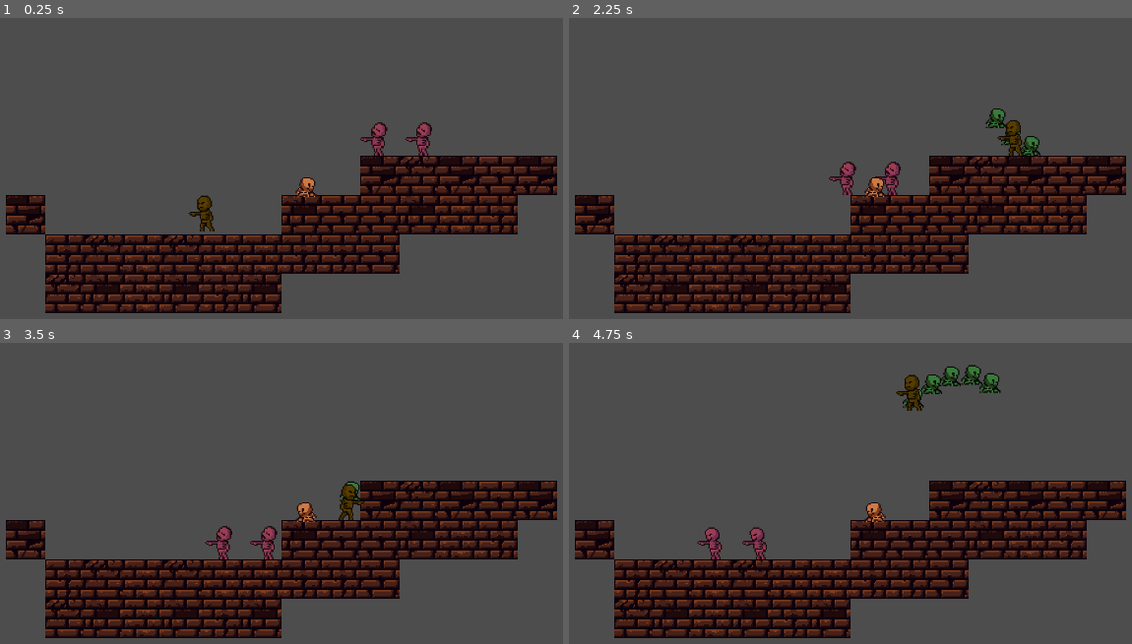
Above: before the commit, frames 1-4 (two rows, left to right).
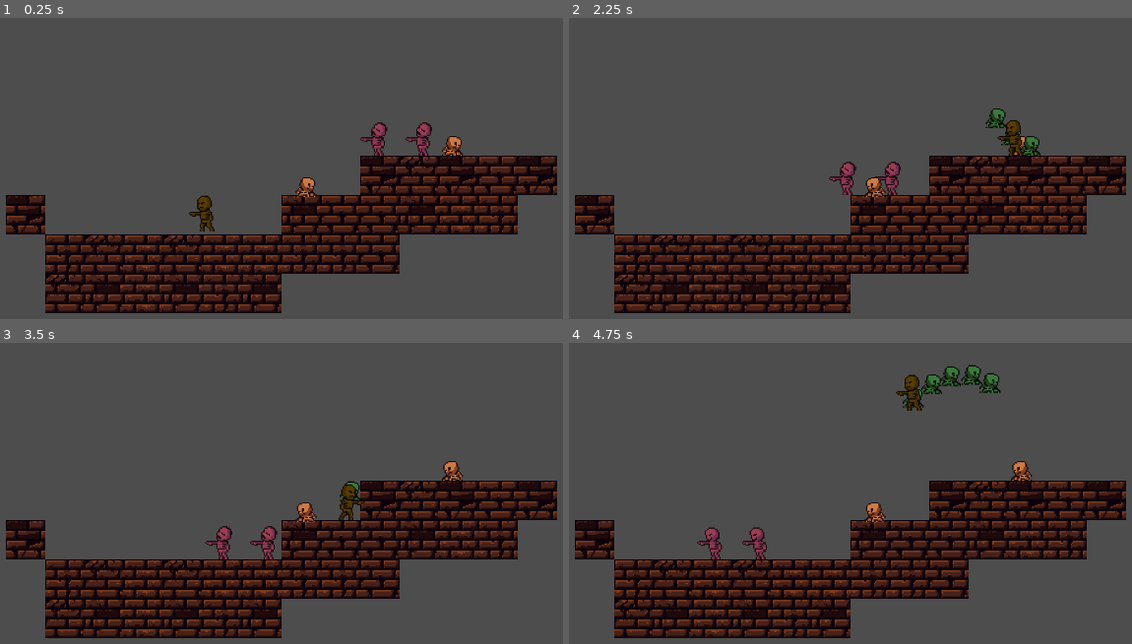
Above: after the commit, the same moments.

Repository: greatbrick0/GdFallJam2025
Game: Godot game, scene res://Scenes/test_level_1.tscn
Two runs of this game, one before a commit and one after it. Both use one fixed random seed, a clock stepped at 60 frames per second and the inputs below. This scene is started directly instead of the project's main scene. Sound files missing from this copy of the repository are replaced by a short silence.
Inputs:
- Up to frame 1 (0.25 s): no input
- Up to frame 2 (2.25 s): hold D (moveright) 0.53-2.03 s; tap E (interact) at 0.6, 1.35, 2.1 s; tap Space (jump) at 0.77, 1.52 s; hold A (moveleft) from 2.03 s (still down)
- Up to frame 3 (3.5 s): release A (moveleft) at 2.78 s; hold D (moveright) from 2.78 s (still down); tap E (interact) at 2.85 s; tap Space (jump) at 3.02 s
- Up to frame 4 (4.75 s): tap E (interact) at 3.6, 4.35 s; tap Space (jump) at 3.77, 4.52 s; release D (moveright) at 4.28 s; hold A (moveleft) from 4.28 s (still down)

The runs differ from the first frame. In frame 1, 0.2% of the frame differs, in the area x 78-83%, y 39-46%; in frame 2, 0.2%; in frame 3, 0.2%; in frame 4, 0.2%.

Commit message:
Added Second Sound

Diff:
--- a/gdfalljam/Scenes/music_manager.tscn
+++ b/gdfalljam/Scenes/music_manager.tscn
@@ -1,6 +1,7 @@
-[gd_scene load_steps=4 format=3 uid="uid://dmms4nj1mw5md"]
+[gd_scene load_steps=5 format=3 uid="uid://dmms4nj1mw5md"]
 
 [ext_resource type="Script" uid="uid://cukehgwm7pr8" path="res://Scripts/music_manager.gd" id="1_h6rv6"]
+[ext_resource type="AudioStream" uid="uid://d0lrbaqehtl4c" path="res://Sounds/blipFail1.wav" id="3_sdmu8"]
 [ext_resource type="AudioStream" uid="uid://bh0ty3co75y2q" path="res://Sounds/blipSelect1.wav" id="7_m1xhr"]
 
 [sub_resource type="AudioStreamGenerator" id="AudioStreamGenerator_a0g8o"]
@@ -32,6 +33,10 @@
 stream = ExtResource("7_m1xhr")
 volume_db = -10.0
 
+[node name="Blip2" type="AudioStreamPlayer" parent="GeneralEffects"]
+stream = ExtResource("3_sdmu8")
+volume_db = -10.0
+
 [connection signal="finished" from="Track0" to="." method="OnTrackFinished" binds= [0]]
 [connection signal="finished" from="Track1" to="." method="OnTrackFinished" binds= [1]]
 [connection signal="finished" from="Track2" to="." method="OnTrackFinished" binds= [2]]
--- a/gdfalljam/Scenes/test_level_1.tscn
+++ b/gdfalljam/Scenes/test_level_1.tscn
@@ -24,3 +24,7 @@
 
 [node name="Lever" parent="." instance=ExtResource("4_pu8o7")]
 position = Vector2(168, -27)
+
+[node name="Lever2" parent="." instance=ExtResource("4_pu8o7")]
+position = Vector2(406, -94)
+oneUse = true
--- a/gdfalljam/Scripts/lever.gd
+++ b/gdfalljam/Scripts/lever.gd
@@ -6,7 +6,7 @@
 
 func Interact() -> void:
 	if(oneUse and switched):
-		print("failed")
+		MusicManager.PlayGeneral(1)
 		return
 	switched = not switched
 	$Visuals.scale.x = (1 if not switched else -1)
Not shown, added: gdfalljam/Sounds/blipFail1.wav.import
Not shown, added: gdfalljam/Sounds/blipFail1.wav
